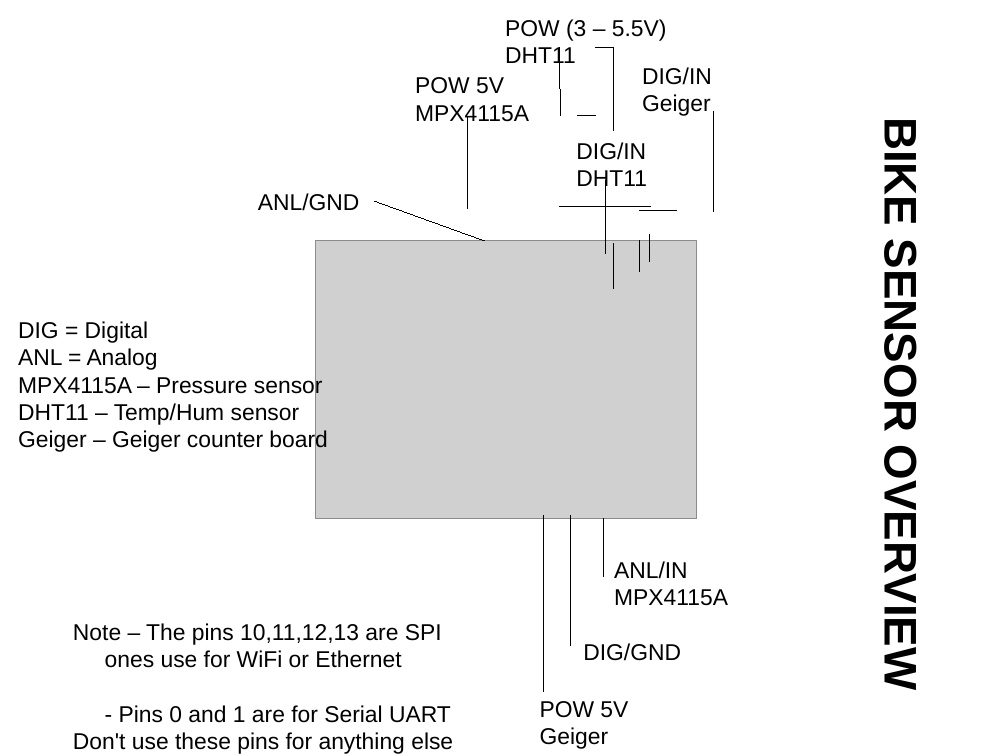
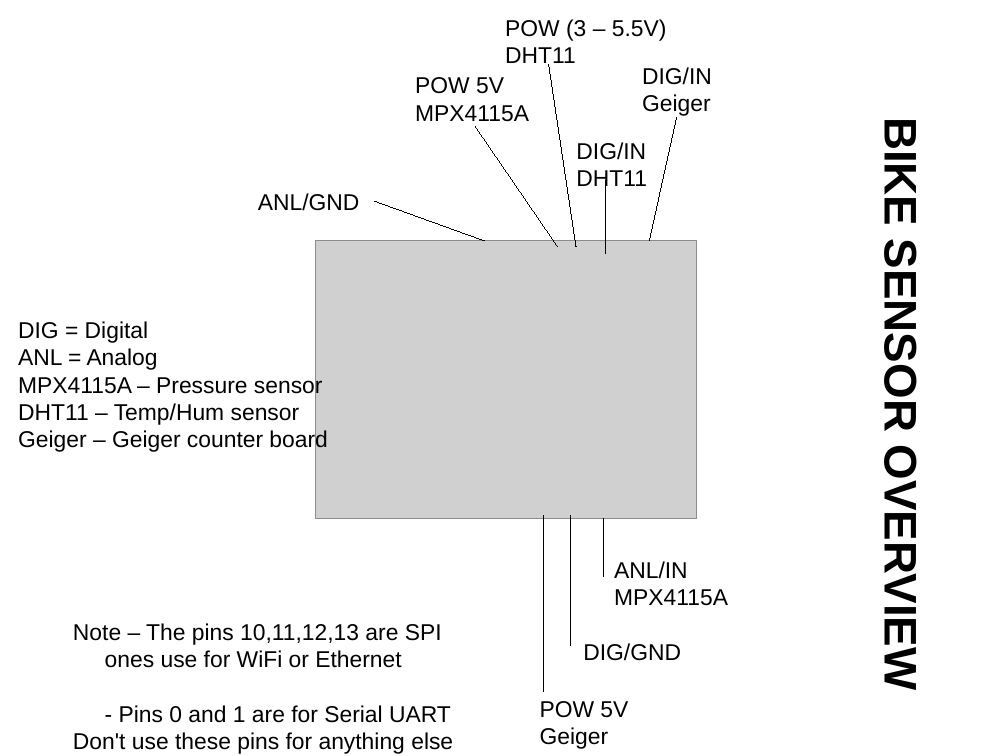
Before and after one commit to sajinh/bike_sensors, a slide deck: slide 1 of bike_sensor_overview.odp. Drawn at 1008x756 pixels with LibreOffice and Linux fonts; fonts in the diff are those of the drawing; grey boxes stand for pictures. Boxes give left, top, right and bottom in pixels: in the first picture for what was removed or moved away, otherwise in the second. Text is boxed around its words. In the diff, an @@ line names an element or a change of style, - is before the commit and + after.

```diff
--- a/bike_sensor_overview.odp
+++ b/bike_sensor_overview.odp
@@ freeform shape removed at [560, 48, 614, 288] @@
@@ line added from (576, 247) to (549, 64), #000000 0 pt @@
@@ freeform shape removed at [468, 117, 651, 262] @@
@@ freeform shape removed at [640, 112, 713, 272] @@
@@ line added from (677, 117) to (649, 241), #000000 0 pt @@
@@ line added from (558, 247) to (476, 126), #000000 0 pt @@
```
Also in this commit, not shown: 1 slide added, 1 other file.
